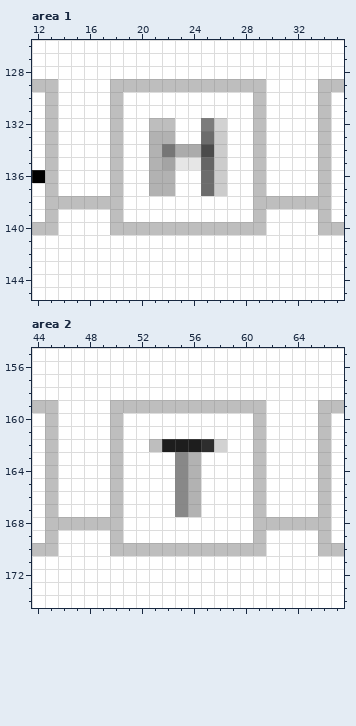
A pixel-art file gets an edit: assets/sprites/UI/Font/MainSimpletun-template.aseprite. The picture above was drawn from the file before the commit.
160x300 pixels, 1 frame. Colours within 5 levels of each other are drawn and written as one. Shown: area 1: x 12..35, y 126..145; area 2: x 44..67, y 155..174. The commit also changed other parts of the picture, which this record leaves out.
The result:
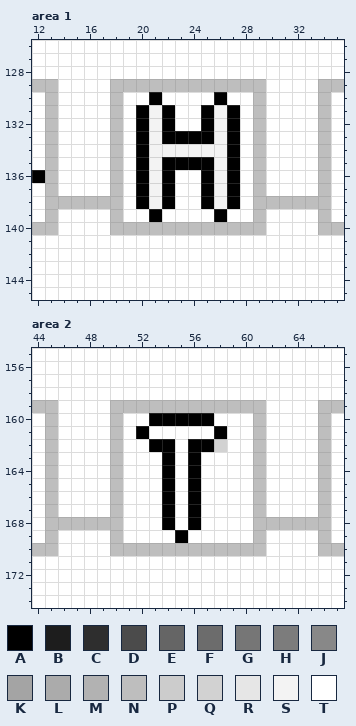
Palette (. is transparent): A #000000  B #1d1d1d  C #2e2e2e  D #4b4b4b  E #656565  F #6c6c6c  G #767676  H #7c7c7c  J #888888  K #a4a4a4  L #ababab  M #b2b2b2  N #bebebe  P #cccccc  Q #d2d2d2  R #e6e6e6  S #f3f3f3  T #ffffff
Edits made:
Area 1, layer "Layer 1":
y 130: x 21 T -> A; x 26 T -> A
y 131: x 20..22 TTT -> ASA; x 25..27 TTT -> ASA
y 132: x 20..22 TNN -> ASA; x 25..27 HQT -> ASA
y 133: x 20..27 TMMTTFPT -> ASAAAASA
y 134: x 20..27 TMGLLDPT -> ASSSSSSA
y 135: x 20..27 TMKRREPT -> ASAAAASA
y 136..137: x 20..22 TMM -> ASA; x 25..27 FPT -> ASA
y 138: x 20..22 TTT -> ASA; x 25..27 TTT -> ASA
y 139: x 21 T -> A; x 26 T -> A
Area 2, layer "Layer 1":
y 160: x 53..57 TTTTT -> AAAAA
y 161: x 52 T -> A; x 58 T -> A
y 162: x 53..57 NBBBC -> AATAA
y 163..167: x 54..56 TJM -> ATA
y 168: x 54 T -> A; x 56 T -> A
y 169: x 55 T -> A
Boxes around the changes in both pictures, in picture pixels (x1, y1, x2, y2):
changed: (136, 92, 240, 222)
changed: (136, 413, 227, 543)
